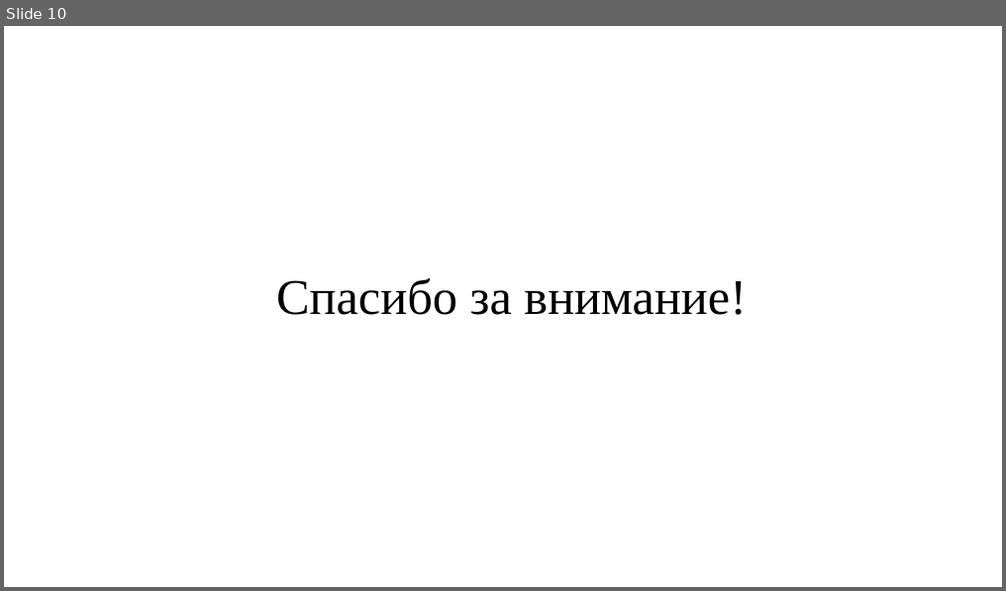
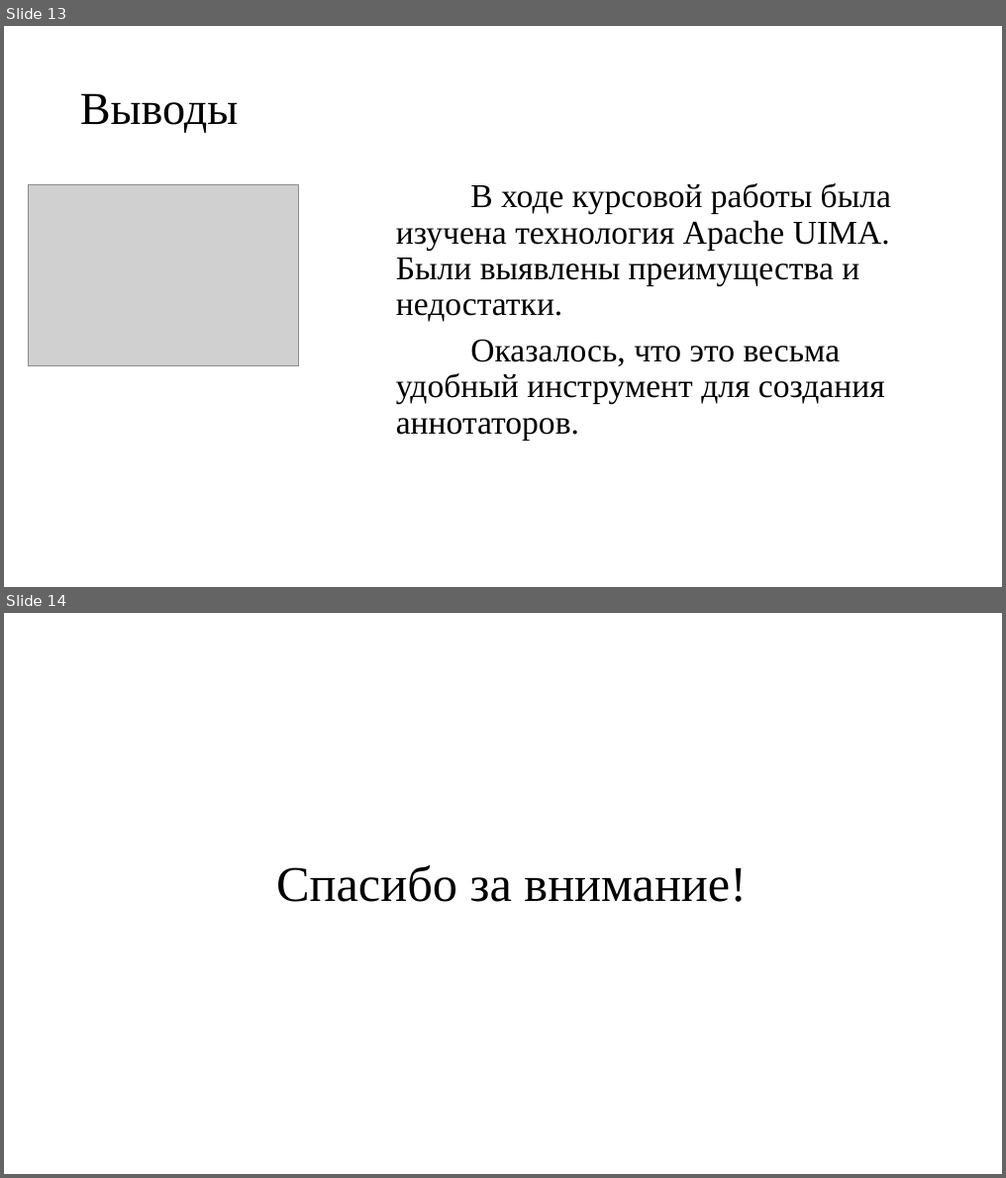
Before and after one commit to BolshakovUltraGod/PosesCapture, a slide deck: Programms/poses_capture/Poses.pptx. Shown one above the other, each under a label of ours: slide 10 before the commit, slides 13 and 14 after it. The pictures are 1006x591 and 1006x1178 pixels, drawn with LibreOffice and Linux fonts; fonts in the diff are those of the drawing; grey boxes stand for pictures. Boxes give left, top, right and bottom in pixels: in the first picture for what was removed or moved away, otherwise in the second. Text is boxed around its words. In the diff, an @@ line names an element or a change of style, - is before the commit and + after.

```diff
--- a/Programms/poses_capture/Poses.pptx
+++ b/Programms/poses_capture/Poses.pptx
@@ slide 13 added at (4, 26, 1002, 587), background #FFFFFF @@
@@ title added at (80, 93, 239, 133), 44 pt, text #000000 @@
+Выводы
@@ picture added at (28, 185, 299, 367) @@
@@ text added at (396, 183, 891, 440), 32 pt, text #000000 @@
+В ходе курсовой работы была изучена технология Apache UIMA. Были выявлены преимущества и недостатки.
+Оказалось, что это весьма удобный инструмент для создания аннотаторов.
@@ what was slide 10 is now slide 14 @@
```
Also in this commit, not shown: 3 other slides added, 1 other file.
